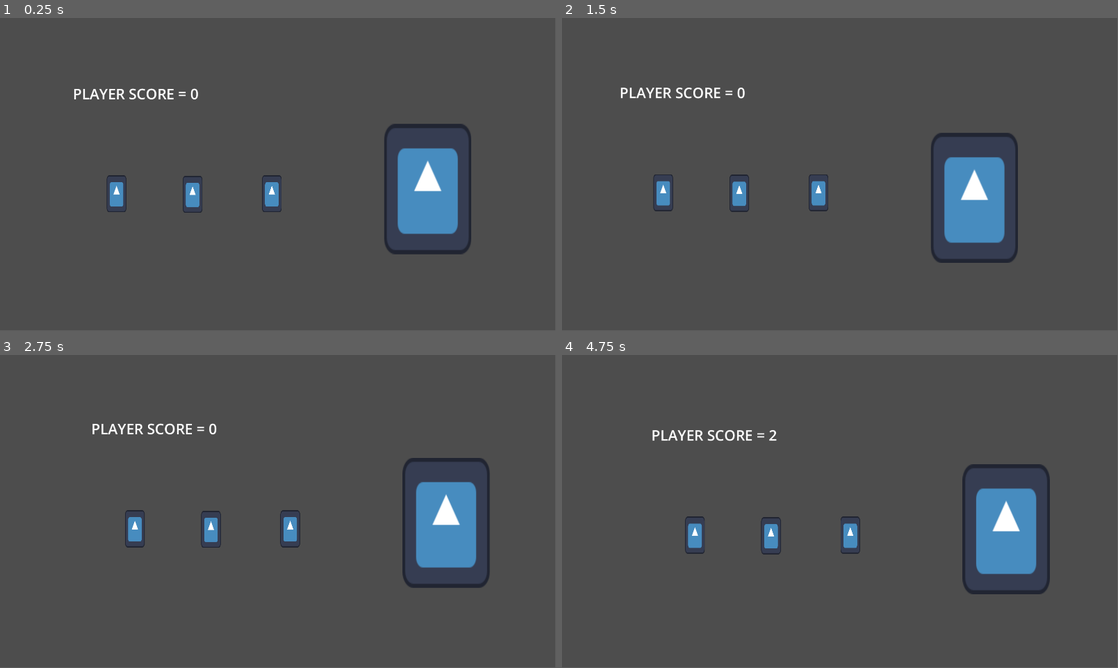
Above: before the commit, frames 1-4 (two rows, left to right).
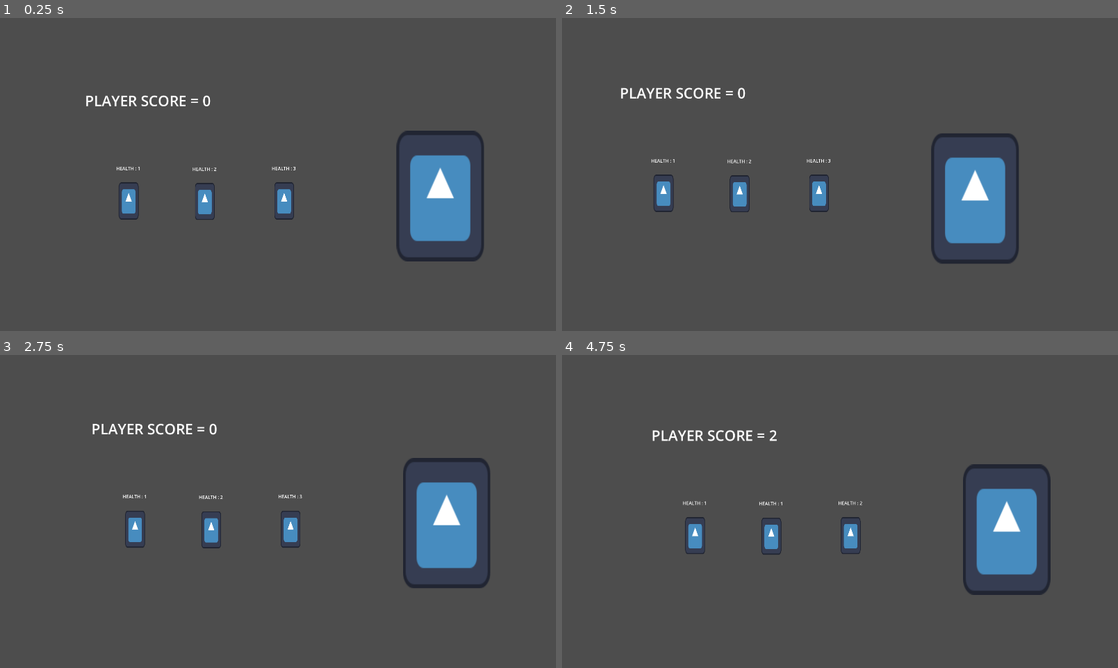
Above: after the commit, the same moments.

Repository: HelpMeFindAUsername/RIFTB
Game: Godot game, scene res://Scenes/2D/Main/main.tscn
The game is run twice, just before and just after one commit, with the same random seed, the same clock (stepped at 60 frames per second) and the same inputs. The engine's default icon, where the game draws it, is replaced by a stand-in: a white triangle on a blue panel in a dark square.
Inputs (mouse positions are in pixels of both pictures, inside the frame that each line leads up to):
- Up to frame 1 (0.25 s): no input
- Up to frame 2 (1.5 s): move the mouse to (990, 183) at 0.52 s; click (990, 183) at 0.67 s; move the mouse to (973, 183) at 1.27 s; click (973, 183) at 1.42 s
- Up to frame 3 (2.75 s): move the mouse to (100, 530) at 2.02 s; click (100, 530) at 2.17 s
- Up to frame 4 (4.75 s): move the mouse to (773, 530) at 2.77 s; click (773, 530) at 2.92 s; move the mouse to (840, 530) at 3.52 s; click (840, 530) at 3.67 s; move the mouse to (673, 464) at 4.27 s; click (673, 464) at 4.42 s
The window is 799x449 before the commit and 800x450 after it. Grey fills any space a smaller window leaves; there, only what the larger window draws over its background counts as a difference.

The runs differ from the first frame. In frame 1, 5.5% of the frame differs, in the area x 13-87%, y 22-78%; in frame 2, 0.9%; in frame 3, 0.6%; in frame 4, 0.8%.

Commit message:
Added Target Health

Diff:
--- a/Scenes/2D/Sub/target.tscn
+++ b/Scenes/2D/Sub/target.tscn
@@ -1,10 +1,19 @@
-[gd_scene load_steps=4 format=3 uid="uid://rthxfyma5sfk"]
+[gd_scene load_steps=5 format=3 uid="uid://rthxfyma5sfk"]
 
 [ext_resource type="Script" uid="uid://checqkkyahuvl" path="res://Scripts/target.gd" id="1_ls7vh"]
 [ext_resource type="Texture2D" uid="uid://60gmhj82ueix" path="res://icon.svg" id="1_vq1qf"]
 
 [sub_resource type="RectangleShape2D" id="RectangleShape2D_7f73g"]
 size = Vector2(76, 148)
+
+[sub_resource type="GDScript" id="GDScript_otvy6"]
+script/source = "extends Label
+
+@onready var target = $\"..\"
+
+func _process(_delta):
+	text = \"HEALTH : \" + str(target.health)
+"
 
 [node name="Target" type="Node2D"]
 script = ExtResource("1_ls7vh")
@@ -18,5 +27,15 @@
 [node name="CollisionShape2D" type="CollisionShape2D" parent="Target_Hitbox"]
 shape = SubResource("RectangleShape2D_7f73g")
 
+[node name="Label" type="Label" parent="."]
+offset_left = -65.0
+offset_top = -138.0
+offset_right = 64.0
+offset_bottom = -86.0
+text = "HEALTH"
+horizontal_alignment = 1
+vertical_alignment = 1
+script = SubResource("GDScript_otvy6")
+
 [connection signal="mouse_entered" from="Target_Hitbox" to="." method="_on_target_hitbox_mouse_entered"]
 [connection signal="mouse_exited" from="Target_Hitbox" to="." method="_on_target_hitbox_mouse_exited"]
--- a/project.godot
+++ b/project.godot
@@ -26,6 +26,7 @@
 window/size/viewport_height=1080
 window/size/resizable=false
 window/size/borderless=true
+window/stretch/mode="canvas_items"
 window/stretch/scale_mode="integer"
 window/vsync/vsync_mode=0
 
